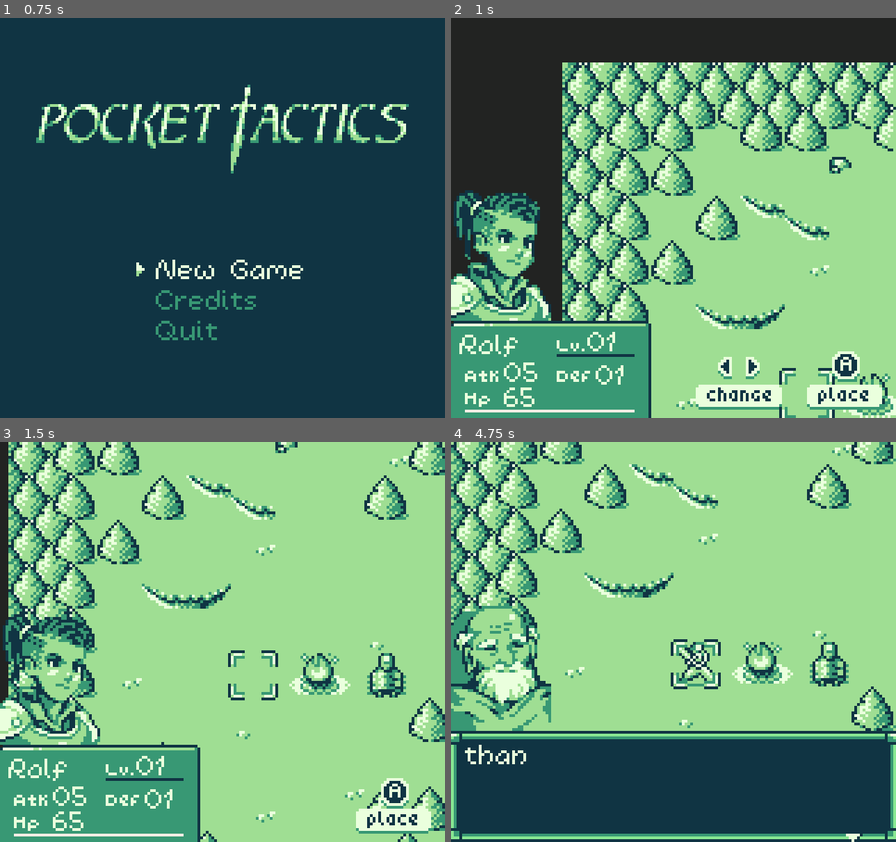
Above: before the commit, frames 1-4 (two rows, left to right).
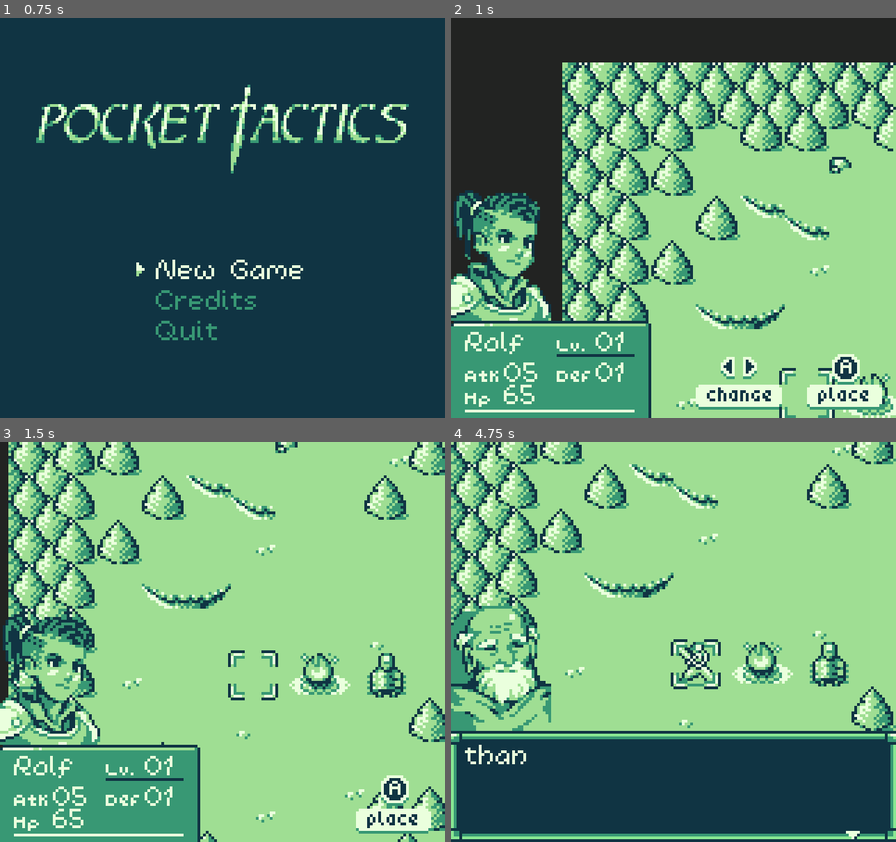
Above: after the commit, the same moments.

Repository: kevinlights/titan_tactics
Game: Godot game, scene res://scenes/landing.tscn
The game is run twice, just before and just after one commit, with the same random seed, the same clock (stepped at 60 frames per second) and the same inputs.
Inputs (mouse positions are in pixels of both pictures, inside the frame that each line leads up to):
- Up to frame 1 (0.75 s): click "New Game" at 0.5 s
- Up to frame 2 (1 s): no input
- Up to frame 3 (1.5 s): move the mouse to (320, 622) at 1.27 s; hold Right (ui_right) from 1.28 s (still down)
- Up to frame 4 (4.75 s): tap Keypad Enter (ui_accept) at 1.52, 3.02, 4.52 s; release Right (ui_right) at 2 s; click "Start level" at 2 s; move the mouse to (584, 662) at 2.77 s; hold Down (ui_down) 2.78-3.53 s; move the mouse to (718, 554) at 3.52 s; hold Right (ui_right) 3.53-4.28 s; move the mouse to (651, 722) at 4.27 s; hold Up (ui_up) from 4.28 s (still down)

Frame 1 is identical in both runs. In frame 2, 1.3% of the frame differs, in the area x 1-92%, y 78-98%; in frame 3, 1.1%; in frame 4, less than 0.1%.

Commit message:
alignment and color fixes to battle and char select ui

Diff:
--- a/scenes/gui.tscn
+++ b/scenes/gui.tscn
@@ -322,22 +322,20 @@
 [node name="Arrows" type="AnimatedSprite" parent="characterselect"]
 position = Vector2( 103.551, 130.424 )
 frames = SubResource( 11 )
-frame = 1
 playing = true
 
 [node name="Abutton" type="AnimatedSprite" parent="characterselect"]
 position = Vector2( 141.551, 130.424 )
 frames = SubResource( 14 )
-frame = 1
 playing = true
 
 [node name="name" type="Label" parent="characterselect"]
-margin_left = 2.66079
-margin_top = 116.042
-margin_right = 42.6608
-margin_bottom = 130.042
-theme = ExtResource( 22 )
-text = "Timmy"
+margin_left = 4.66079
+margin_top = 115.042
+margin_right = 44.6608
+margin_bottom = 129.042
+theme = ExtResource( 22 )
+text = "Rolf"
 __meta__ = {
 "_edit_use_anchors_": false
 }
@@ -355,9 +353,9 @@
 
 [node name="hp" type="Label" parent="characterselect"]
 margin_left = 18.7793
-margin_top = 135.03
+margin_top = 134.03
 margin_right = 58.7793
-margin_bottom = 149.03
+margin_bottom = 148.03
 theme = ExtResource( 22 )
 text = "00"
 __meta__ = {
@@ -366,9 +364,9 @@
 
 [node name="def" type="Label" parent="characterselect"]
 margin_left = 51.6211
-margin_top = 126.742
+margin_top = 125.742
 margin_right = 91.6211
-margin_bottom = 140.742
+margin_bottom = 139.742
 theme = ExtResource( 22 )
 text = "00"
 __meta__ = {
@@ -376,9 +374,9 @@
 }
 
 [node name="lvl" type="Label" parent="characterselect"]
-margin_left = 49.368
+margin_left = 52.368
 margin_top = 115.476
-margin_right = 89.368
+margin_right = 92.368
 margin_bottom = 129.476
 theme = ExtResource( 22 )
 text = "00"
@@ -390,13 +388,13 @@
 position = Vector2( 38, 121.5 )
 points = PoolVector2Array( 0, 0, 28, 0 )
 width = 1.0
-default_color = Color( 0.988235, 0.933333, 0.898039, 1 )
+default_color = Color( 0.917647, 1, 0.866667, 1 )
 
 [node name="hpline2" type="Line2D" parent="characterselect"]
 position = Vector2( 5, 141.497 )
 points = PoolVector2Array( 0, 0, 61, 0 )
 width = 1.0
-default_color = Color( 0.988235, 0.933333, 0.898039, 1 )
+default_color = Color( 0.917647, 1, 0.866667, 1 )
 
 [node name="battle" type="Control" parent="."]
 visible = false
@@ -420,7 +418,7 @@
 margin_right = 9.279
 margin_bottom = 2.47769
 theme = ExtResource( 22 )
-custom_colors/font_color = Color( 1, 0.945098, 0.909804, 1 )
+custom_colors/font_color = Color( 0.917647, 1, 0.866667, 1 )
 text = "Marie"
 __meta__ = {
 "_edit_use_anchors_": false
@@ -432,7 +430,7 @@
 margin_right = 55.7094
 margin_bottom = 1.63743
 theme = ExtResource( 22 )
-custom_colors/font_color = Color( 1, 0.945098, 0.909804, 1 )
+custom_colors/font_color = Color( 0.917647, 1, 0.866667, 1 )
 text = "00"
 __meta__ = {
 "_edit_use_anchors_": false
@@ -444,7 +442,7 @@
 margin_right = 22.9501
 margin_bottom = 12.7419
 theme = ExtResource( 22 )
-custom_colors/font_color = Color( 1, 0.945098, 0.909804, 1 )
+custom_colors/font_color = Color( 0.917647, 1, 0.866667, 1 )
 text = "00
 "
 __meta__ = {
@@ -457,7 +455,7 @@
 margin_right = 55.9093
 margin_bottom = 12.8439
 theme = ExtResource( 22 )
-custom_colors/font_color = Color( 1, 0.945098, 0.909804, 1 )
+custom_colors/font_color = Color( 0.917647, 1, 0.866667, 1 )
 text = "00
 "
 __meta__ = {
@@ -470,7 +468,7 @@
 margin_right = 23.3365
 margin_bottom = 20.8612
 theme = ExtResource( 22 )
-custom_colors/font_color = Color( 1, 0.945098, 0.909804, 1 )
+custom_colors/font_color = Color( 0.917647, 1, 0.866667, 1 )
 text = "00
 "
 __meta__ = {
@@ -492,7 +490,7 @@
 position = Vector2( -31, 14.547 )
 points = PoolVector2Array( 0, 0, 61, 0 )
 width = 1.0
-default_color = Color( 0.988235, 0.933333, 0.898039, 1 )
+default_color = Color( 0.917647, 1, 0.866667, 1 )
 
 [node name="box_ally" type="Sprite" parent="battle"]
 position = Vector2( -30, 29.047 )
@@ -511,7 +509,7 @@
 margin_right = 55.7445
 margin_bottom = 2.32654
 theme = ExtResource( 22 )
-custom_colors/font_color = Color( 1, 0.945098, 0.909804, 1 )
+custom_colors/font_color = Color( 0.917647, 1, 0.866667, 1 )
 text = "00"
 __meta__ = {
 "_edit_use_anchors_": false
@@ -523,7 +521,7 @@
 margin_right = 8.84195
 margin_bottom = 2.06264
 theme = ExtResource( 22 )
-custom_colors/font_color = Color( 1, 0.945098, 0.909804, 1 )
+custom_colors/font_color = Color( 0.917647, 1, 0.866667, 1 )
 text = "Marie"
 __meta__ = {
 "_edit_use_anchors_": false
@@ -535,7 +533,7 @@
 margin_right = 22.9322
 margin_bottom = 13.1841
 theme = ExtResource( 22 )
-custom_colors/font_color = Color( 1, 0.945098, 0.909804, 1 )
+custom_colors/font_color = Color( 0.917647, 1, 0.866667, 1 )
 text = "00"
 __meta__ = {
 "_edit_use_anchors_": false
@@ -547,7 +545,7 @@
 margin_right = 55.6839
 margin_bottom = 12.9555
 theme = ExtResource( 22 )
-custom_colors/font_color = Color( 1, 0.945098, 0.909804, 1 )
+custom_colors/font_color = Color( 0.917647, 1, 0.866667, 1 )
 text = "00"
 __meta__ = {
 "_edit_use_anchors_": false
@@ -559,7 +557,7 @@
 margin_right = 22.6632
 margin_bottom = 20.6846
 theme = ExtResource( 22 )
-custom_colors/font_color = Color( 1, 0.945098, 0.909804, 1 )
+custom_colors/font_color = Color( 0.917647, 1, 0.866667, 1 )
 text = "00"
 __meta__ = {
 "_edit_use_anchors_": false
@@ -575,7 +573,7 @@
 position = Vector2( -31, 14.5 )
 points = PoolVector2Array( 0, 0, 61, 0 )
 width = 1.0
-default_color = Color( 0.988235, 0.933333, 0.898039, 1 )
+default_color = Color( 0.917647, 1, 0.866667, 1 )
 
 [node name="PlayerType" type="Sprite" parent="battle"]
 position = Vector2( 59.958, 0.56255 )
@@ -802,6 +800,7 @@
 visible = false
 position = Vector2( 0.407799, -11.0781 )
 frames = SubResource( 31 )
+frame = 1
 playing = true
 centered = false
 offset = Vector2( -8, -2 )
@@ -823,6 +822,7 @@
 visible = false
 position = Vector2( 0, 1 )
 frames = SubResource( 31 )
+frame = 1
 playing = true
 centered = false
 offset = Vector2( -8, 8 )
@@ -831,6 +831,7 @@
 [node name="arrow" type="AnimatedSprite" parent="weaponswap"]
 position = Vector2( 44.6813, 29.1062 )
 frames = SubResource( 34 )
+frame = 1
 playing = true
 
 [node name="lvlup" type="Control" parent="."]
@@ -943,7 +944,6 @@
 [node name="arrow" type="AnimatedSprite" parent="lvlup"]
 position = Vector2( 48.6813, 58.1062 )
 frames = SubResource( 34 )
-frame = 1
 playing = true
 
 [node name="Control" type="Control" parent="lvlup"]
@@ -969,6 +969,7 @@
 
 [node name="focus" type="AnimatedSprite" parent="lvlup/Control/Ok"]
 frames = SubResource( 31 )
+frame = 1
 playing = true
 centered = false
 offset = Vector2( -2, 8 )
@@ -1066,7 +1067,6 @@
 visible = false
 position = Vector2( 0, -1 )
 frames = SubResource( 37 )
-frame = 1
 playing = true
 centered = false
 offset = Vector2( -1, 9 )
@@ -1089,7 +1089,6 @@
 visible = false
 position = Vector2( -2, -11.4519 )
 frames = SubResource( 37 )
-frame = 1
 playing = true
 centered = false
 offset = Vector2( -1, 20 )
@@ -1178,7 +1177,6 @@
 visible = false
 position = Vector2( -2, -1 )
 frames = SubResource( 37 )
-frame = 1
 playing = true
 centered = false
 offset = Vector2( -1, 9 )
@@ -1201,7 +1199,6 @@
 visible = false
 position = Vector2( 1, -11.4519 )
 frames = SubResource( 37 )
-frame = 1
 playing = true
 centered = false
 offset = Vector2( -1, 20 )
@@ -1259,7 +1256,6 @@
 [node name="more" type="AnimatedSprite" parent="dialogue/background"]
 position = Vector2( 145, 36 )
 frames = SubResource( 40 )
-frame = 1
 playing = true
 
 [node name="textsfx" type="AudioStreamPlayer" parent="dialogue"]
@@ -1293,7 +1289,6 @@
 [node name="focus" type="AnimatedSprite" parent="dialogue/branches/trigger_1"]
 visible = false
 frames = SubResource( 43 )
-frame = 1
 playing = true
 centered = false
 offset = Vector2( -2, 2 )
@@ -1328,7 +1323,6 @@
 [node name="focus" type="AnimatedSprite" parent="dialogue/branches/trigger_2"]
 visible = false
 frames = SubResource( 43 )
-frame = 1
 playing = true
 centered = false
 offset = Vector2( -2, 2 )
@@ -1361,7 +1355,6 @@
 [node name="focus" type="AnimatedSprite" parent="dialogue/branches/trigger_3"]
 visible = false
 frames = SubResource( 43 )
-frame = 1
 playing = true
 centered = false
 offset = Vector2( -2, 2 )
